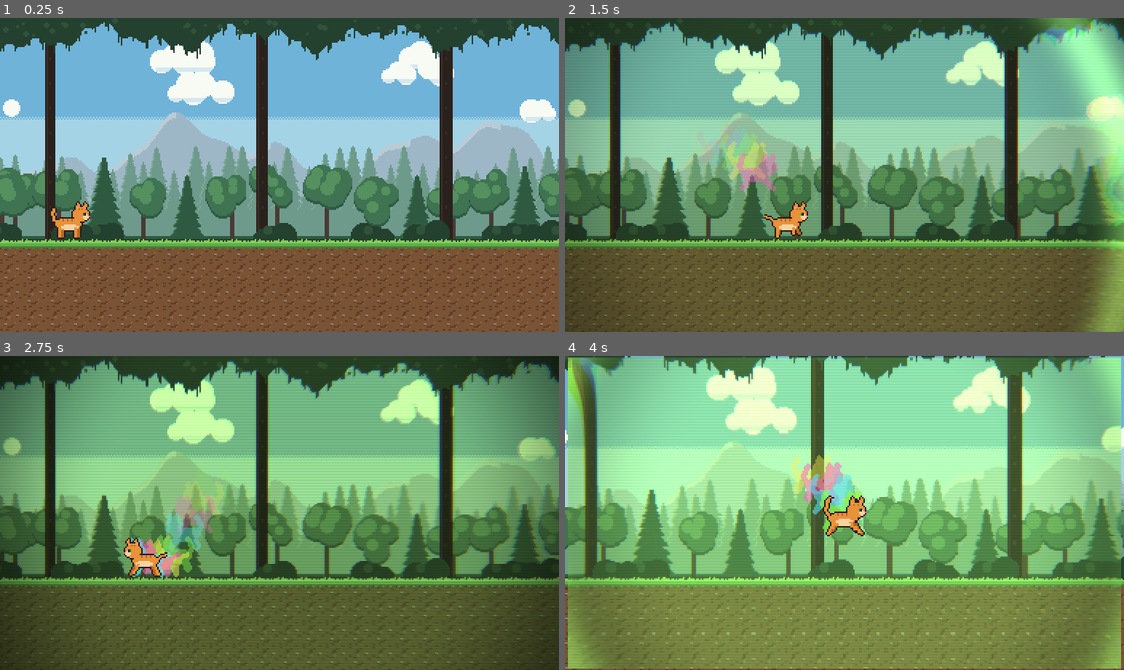
Above: before the commit, frames 1-4 (two rows, left to right).
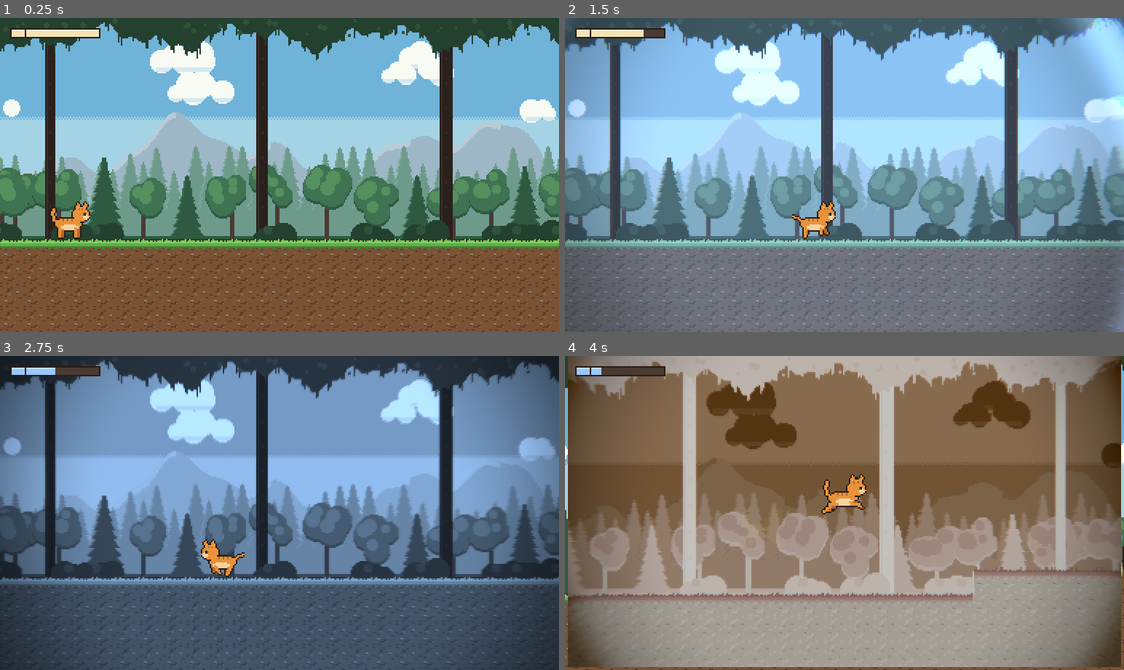
Above: after the commit, the same moments.

Repository: baltamiranocarrasco-ux/chronicles-of-the-kitten
Game: Godot game, scene res://scenes/test_level.tscn
Two runs of this game, one before a commit and one after it. Both use one fixed random seed, a clock stepped at 60 frames per second and the inputs below.
Inputs:
- Up to frame 1 (0.25 s): no input
- Up to frame 2 (1.5 s): tap Enter at 0.5 s; hold D (move_right) from 0.53 s (still down); tap Q (slow_time) at 0.6 s; tap Space (jump) at 0.77 s; tap R (stop_time) at 0.8, 1.35 s
- Up to frame 3 (2.75 s): tap Space (jump) at 1.52 s; tap Q (slow_time) at 1.55, 2.1 s; release D (move_right) at 2.03 s; hold A (move_left) from 2.03 s (still down); tap R (stop_time) at 2.3 s
- Up to frame 4 (4 s): release A (move_left) at 2.78 s; hold D (move_right) from 2.78 s (still down); tap R (stop_time) at 2.85, 3.8 s; tap Space (jump) at 3.02, 3.77 s; tap Q (slow_time) at 3.05, 3.6 s

The runs differ from the first frame. In frame 1, 0.5% of the frame differs, in the area x 1-18%, y 3-7%; in frame 2, 100%, in the area x 0-100%, y 0-100%; in frame 3, 94%; in frame 4, 99%.

Commit message:
Make Q a true Sandevistan, give R its own look, add energy bar
- time_powers.gd (TimePowers): owns Q/R input and modes. Q slows the world
  to 0.3 while the cat keeps real-time speed; R pauses the tree. Both drain
  energy in real time (Q ~5 s, R ~3 s); depleting it cuts the power and
  starts a 3 s overheat cooldown; min energy to activate is 15
- movment.gd: compensates Engine.time_scale (movement, gravity, animation)
  so the cat is unaffected by slow motion
- effects/time_fx.gd (renamed from time_stop_fx.gd): per-mode styles.
  Q: lime tint, scanlines and neon trail. R: negative flash, icy
  desaturated look, no trail. Tweens ignore time scale
- ui/energy_bar.gd: pixel-art energy bar in a HUD layer

Co-Authored-By: Claude Opus 5.5 <noreply@anthropic.com>
Claude-Session: https://claude.ai/code/session_01972UaWTLzmshJ9tyJgi3SZ

Diff:
--- a/effects/time_stop_fx.gd
+++ b/effects/time_fx.gd
@@ -1,7 +1,8 @@
 extends Node2D
-## Efecto visual al congelar el tiempo (estilo Sandevistan):
-## onda expansiva, tinte de pantalla y estela de imágenes de colores del gato.
-## Corre con el árbol pausado (PROCESS_MODE_ALWAYS), igual que el jugador.
+## Efectos visuales de las habilidades de tiempo (los controla TimePowers):
+##   SLOW (Sandevistan): tinte lima, scanlines y estela de neón del gato.
+##   STOP (detener el tiempo): destello en negativo, mundo casi gris y azulado.
+## Corre con el árbol pausado y sus animaciones ignoran Engine.time_scale.
 
 const TRAIL_COLORS: Array[Color] = [
 	Color(0.55, 1.0, 0.3),
@@ -16,15 +17,31 @@
 const PLAYER_Z := 1 # mismo z_index que el Sprite2D del jugador
 const AFTERIMAGE_MATERIAL := preload("res://effects/afterimage_material.tres")
 
+const STYLES := {
+	TimePowers.Mode.SLOW: {
+		tint = Color(0.62, 1.0, 0.42),
+		desaturation = 0.6,
+		scanlines = 1.0,
+		trail = true,
+	},
+	TimePowers.Mode.STOP: {
+		tint = Color(0.6, 0.78, 1.0),
+		desaturation = 0.95,
+		scanlines = 0.0,
+		trail = false,
+	},
+}
+
 @export var sprite_path: NodePath = ^"../Sprite2D"
 
-var active := false
+var mode := TimePowers.Mode.NONE
 
 @onready var sprite: Sprite2D = get_node(sprite_path)
 
 var _rect: ColorRect
 var _material: ShaderMaterial
 var _tween: Tween
+var _trail := false
 var _trail_timer := 0.0
 var _trail_index := 0
 var _last_trail_pos := Vector2.INF
@@ -38,36 +55,53 @@
 	_rect.top_level = true
 	_rect.mouse_filter = Control.MOUSE_FILTER_IGNORE
 	_material = ShaderMaterial.new()
-	_material.shader = preload("res://effects/time_stop.gdshader")
+	_material.shader = preload("res://effects/time_fx.gdshader")
 	_rect.material = _material
 	_rect.visible = false
 	add_child(_rect)
 
 
-func set_active(on: bool) -> void:
-	if on == active:
+func set_mode(new_mode: TimePowers.Mode) -> void:
+	if new_mode == mode:
 		return
-	active = on
+	var was_active := mode != TimePowers.Mode.NONE
+	mode = new_mode
 	_last_trail_pos = Vector2.INF
 	_update_center()
 	_rect.visible = true
 	if _tween:
 		_tween.kill()
-	_tween = create_tween().set_parallel()
-	if on:
-		_material.set_shader_parameter("wave_radius", 0.0)
-		_tween_param("wave_radius", 2.2, 0.7) \
-				.set_trans(Tween.TRANS_QUAD).set_ease(Tween.EASE_OUT)
-		_tween_param("intensity", 1.0, 0.25)
-		_material.set_shader_parameter("flash", 0.8)
-		_tween_param("flash", 0.0, 0.3)
-		_camera_punch()
-	else:
+	_tween = _new_tween().set_parallel()
+
+	if mode == TimePowers.Mode.NONE:
+		_trail = false
 		_material.set_shader_parameter("wave_radius", 1.2)
 		_tween_param("wave_radius", 0.0, 0.3) \
 				.set_trans(Tween.TRANS_CUBIC).set_ease(Tween.EASE_IN)
 		_tween_param("intensity", 0.0, 0.35)
 		_tween.chain().tween_callback(_on_deactivated)
+		return
+
+	var style: Dictionary = STYLES[mode]
+	_trail = style.trail
+	_material.set_shader_parameter("tint", style.tint)
+	_material.set_shader_parameter("desaturation", style.desaturation)
+	_material.set_shader_parameter("scanlines", style.scanlines)
+	_material.set_shader_parameter("wave_radius", 0.0)
+	_tween_param("wave_radius", 2.2, 0.7).set_trans(Tween.TRANS_QUAD).set_ease(Tween.EASE_OUT)
+	_tween_param("intensity", 1.0, 0.25)
+	if mode == TimePowers.Mode.STOP:
+		_material.set_shader_parameter("invert", 1.0)
+		_tween_param("invert", 0.0, 0.25).set_trans(Tween.TRANS_EXPO).set_ease(Tween.EASE_IN)
+	else:
+		_material.set_shader_parameter("flash", 0.8)
+		_tween_param("flash", 0.0, 0.3)
+	if not was_active:
+		_camera_punch()
+
+
+func _new_tween() -> Tween:
+	return create_tween().set_ignore_time_scale(true)
 
 
 func _tween_param(param: String, to: float, duration: float) -> MethodTweener:
@@ -78,15 +112,15 @@
 
 func _on_deactivated() -> void:
 	_material.set_shader_parameter("wave_radius", -1.0)
-	_rect.visible = active
+	_rect.visible = mode != TimePowers.Mode.NONE
 
 
 func _process(delta: float) -> void:
 	if _rect.visible:
 		_update_center()
-	if not active:
+	if not _trail:
 		return
-	_trail_timer -= delta
+	_trail_timer -= delta / Engine.time_scale
 	if _trail_timer <= 0.0:
 		_trail_timer = TRAIL_INTERVAL
 		if sprite.global_position.distance_to(_last_trail_pos) >= TRAIL_MIN_DISTANCE:
@@ -124,7 +158,7 @@
 	owner.add_sibling(ghost)
 	owner.get_parent().move_child(ghost, owner.get_index())
 	ghost.global_position = sprite.global_position
-	var fade := ghost.create_tween()
+	var fade := ghost.create_tween().set_ignore_time_scale(true)
 	fade.tween_property(ghost, "modulate:a", 0.0, TRAIL_LIFETIME)
 	fade.tween_callback(ghost.queue_free)
 
@@ -133,6 +167,6 @@
 	var cam := get_viewport().get_camera_2d()
 	if cam == null:
 		return
-	var punch := create_tween()
+	var punch := _new_tween()
 	punch.tween_property(cam, "zoom", Vector2(1.08, 1.08), 0.08)
 	punch.tween_property(cam, "zoom", Vector2.ONE, 0.25).set_trans(Tween.TRANS_BACK)
--- a/effects/time_stop.gdshader
+++ b/effects/time_fx.gdshader
@@ -1,5 +1,6 @@
-// Efecto de pantalla al congelar el tiempo (estilo Sandevistan):
-// onda expansiva, destello, tinte, aberración cromática, viñeta y scanlines.
+// Efecto de pantalla de las habilidades de tiempo: onda expansiva, destello,
+// inversión de color, tinte, aberración cromática, viñeta y scanlines.
+// time_fx.gd ajusta los parámetros según la habilidad (Sandevistan o detener).
 shader_type canvas_item;
 
 uniform sampler2D screen_texture : hint_screen_texture, filter_nearest;
@@ -11,6 +12,9 @@
 uniform vec2 center = vec2(0.5);
 uniform float aspect = 1.7778;
 uniform vec4 tint : source_color = vec4(0.62, 1.0, 0.42, 1.0);
+uniform float desaturation : hint_range(0.0, 1.0) = 0.6;
+uniform float scanlines : hint_range(0.0, 1.0) = 1.0;
+uniform float invert : hint_range(0.0, 1.0) = 0.0; // destello en negativo
 
 void fragment() {
 	vec2 d = SCREEN_UV - center;
@@ -40,15 +44,16 @@
 
 	// Corrección de color: desatura y tiñe
 	float lum = dot(col, vec3(0.299, 0.587, 0.114));
-	vec3 graded = mix(col, vec3(lum) * tint.rgb * 1.2, 0.6);
+	vec3 graded = mix(col, vec3(lum) * tint.rgb * 1.2, desaturation);
 	col = mix(col, graded, intensity);
 
 	col += tint.rgb * (ring * 0.55 + flash * 0.6);
+	col = mix(col, vec3(1.0) - col, invert);
 
 	// Viñeta y scanlines
 	float vig = smoothstep(0.55, 1.15, length((SCREEN_UV - 0.5) * vec2(aspect, 1.0)));
 	col *= 1.0 - vig * 0.55 * intensity;
-	col *= 1.0 - intensity * 0.07 * mod(floor(FRAGCOORD.y), 2.0);
+	col *= 1.0 - intensity * scanlines * 0.07 * mod(floor(FRAGCOORD.y), 2.0);
 
 	COLOR = vec4(col, 1.0);
 }
--- a/movment.gd
+++ b/movment.gd
@@ -3,17 +3,20 @@
 const SPEED = 130.0
 const JUMP_VELOCITY = -320.0 # ~52 px de altura con la gravedad por defecto (980)
 const FALL_LIMIT = 40.0 # si cae más abajo (fosos), reaparece
-const SLOW_TIME_SCALE = 0.3
 
 @onready var animationplayer = $AnimationPlayer
 @onready var sprite2D = $Sprite2D
-@onready var time_stop_fx = $TimeStopFX
 
 @onready var spawn_position: Vector2 = global_position
 
 func _physics_process(delta: float) -> void:
+	# El gato ignora la cámara lenta (Sandevistan): usa tiempo real y el
+	# mundo, que sí va lento, queda más lento que él.
+	var time_boost := 1.0 / Engine.time_scale
+	animationplayer.speed_scale = time_boost
+
 	if not is_on_floor():
-		velocity += get_gravity() * delta
+		velocity += get_gravity() * delta * time_boost
 
 	if Input.is_action_just_pressed("jump") and is_on_floor():
 		velocity.y = JUMP_VELOCITY
@@ -24,13 +27,11 @@
 	else:
 		velocity.x = move_toward(velocity.x, 0, SPEED)
 
-	if Input.is_action_just_pressed("stop_time"):
-		set_time_frozen(not get_tree().paused)
-	elif Input.is_action_just_pressed("slow_time"):
-		set_time_frozen(false)
-		toggle_time_scale(SLOW_TIME_SCALE)
-
+	# move_and_slide usa el delta escalado: se compensa solo la velocidad propia
+	# (la de una plataforma móvil bajo el gato sigue yendo lenta, como debe)
+	velocity *= time_boost
 	move_and_slide()
+	velocity /= time_boost
 	animations(direction)
 
 	if global_position.y > FALL_LIMIT:
@@ -41,25 +42,9 @@
 	elif direction == -1:
 		sprite2D.flip_h = true
 
-# Congela el mundo pausando el árbol de escena. El jugador (process_mode
-# Always) sigue moviéndose, como con el Sandevistan.
-func set_time_frozen(frozen: bool) -> void:
-	if get_tree().paused == frozen:
-		return
-	if frozen:
-		Engine.time_scale = 1.0
-	get_tree().paused = frozen
-	time_stop_fx.set_active(frozen)
-
 func respawn() -> void:
 	global_position = spawn_position
 	velocity = Vector2.ZERO
-
-func toggle_time_scale(target_scale: float) -> void:
-	if Engine.time_scale == target_scale:
-		Engine.time_scale = 1.0
-	else:
-		Engine.time_scale = target_scale
 
 func animations(direction):
 	if is_on_floor():
--- a/scenes/player.tscn
+++ b/scenes/player.tscn
@@ -2,7 +2,9 @@
 
 [ext_resource type="Script" uid="uid://cstyf3mol1hqi" path="res://movment.gd" id="1_script"]
 [ext_resource type="Texture2D" path="res://assets/cat/cat_sheet.png" id="2_sheet"]
-[ext_resource type="Script" path="res://effects/time_stop_fx.gd" id="3_fx"]
+[ext_resource type="Script" path="res://effects/time_fx.gd" id="3_fx"]
+[ext_resource type="Script" path="res://time_powers.gd" id="4_powers"]
+[ext_resource type="Script" path="res://ui/energy_bar.gd" id="5_bar"]
 
 [sub_resource type="RectangleShape2D" id="RectangleShape2D_body"]
 size = Vector2(20, 12)
@@ -107,5 +109,21 @@
 }
 autoplay = &"idle"
 
-[node name="TimeStopFX" type="Node2D" parent="."]
+[node name="TimeFX" type="Node2D" parent="."]
 script = ExtResource("3_fx")
+
+[node name="TimePowers" type="Node" parent="."]
+script = ExtResource("4_powers")
+
+[node name="HUD" type="CanvasLayer" parent="."]
+layer = 20
+
+[node name="EnergyBar" type="Control" parent="HUD"]
+layout_mode = 3
+anchors_preset = 0
+offset_left = 8.0
+offset_top = 8.0
+offset_right = 68.0
+offset_bottom = 13.0
+script = ExtResource("5_bar")
+powers_path = NodePath("../../TimePowers")
--- /dev/null
+++ b/time_powers.gd
@@ -0,0 +1,92 @@
+class_name TimePowers
+extends Node
+## Habilidades de tiempo del jugador y su barra de energía.
+##   Q (Sandevistan): el mundo va a SLOW_TIME_SCALE y el gato a velocidad normal.
+##   R (detener el tiempo): pausa el árbol de escena; solo el gato sigue.
+## Ambas gastan energía. Si se agota, la habilidad se corta y hay un
+## enfriamiento (sobrecalentamiento) antes de empezar a recargar.
+
+signal mode_changed(mode: Mode)
+signal activation_denied
+
+enum Mode { NONE, SLOW, STOP }
+
+const SLOW_TIME_SCALE := 0.3
+const MAX_ENERGY := 100.0
+const DRAIN_SLOW := 20.0 ## por segundo real (~5 s de uso seguido)
+const DRAIN_STOP := 35.0 ## por segundo real (~3 s de uso seguido)
+const MIN_TO_ACTIVATE := 15.0 ## energía mínima para activar una habilidad
+const REGEN := 18.0 ## por segundo real
+const REGEN_DELAY := 0.6 ## espera tras soltar una habilidad antes de recargar
+const OVERHEAT_COOLDOWN := 3.0 ## enfriamiento al agotar la energía
+
+@export var fx_path: NodePath = ^"../TimeFX"
+
+var mode := Mode.NONE
+var energy := MAX_ENERGY
+var cooldown := 0.0 ## > 0 mientras se enfría tras agotar la energía
+
+var _regen_wait := 0.0
+
+@onready var _fx = get_node(fx_path)
+
+
+func _ready() -> void:
+	process_mode = PROCESS_MODE_ALWAYS
+
+
+func _process(delta: float) -> void:
+	# Con la cámara lenta el delta viene escalado; la energía se mide en tiempo real
+	var real_delta := delta / Engine.time_scale
+	if Input.is_action_just_pressed("stop_time"):
+		_toggle(Mode.STOP)
+	elif Input.is_action_just_pressed("slow_time"):
+		_toggle(Mode.SLOW)
+	_update_energy(real_delta)
+
+
+func can_activate() -> bool:
+	if cooldown > 0.0:
+		return false
+	# Cambiar de una habilidad a otra no exige el mínimo, solo tener energía
+	return energy > 0.0 if mode != Mode.NONE else energy >= MIN_TO_ACTIVATE
+
+
+func set_mode(new_mode: Mode) -> void:
+	if new_mode == mode:
+		return
+	mode = new_mode
+	get_tree().paused = mode == Mode.STOP
+	Engine.time_scale = SLOW_TIME_SCALE if mode == Mode.SLOW else 1.0
+	if mode == Mode.NONE:
+		_regen_wait = REGEN_DELAY
+	_fx.set_mode(mode)
+	mode_changed.emit(mode)
+
+
+func _toggle(target: Mode) -> void:
+	if mode == target:
+		set_mode(Mode.NONE)
+	elif can_activate():
+		set_mode(target)
+	else:
+		activation_denied.emit()
+
+
+func _update_energy(real_delta: float) -> void:
+	match mode:
+		Mode.SLOW:
+			energy -= DRAIN_SLOW * real_delta
+		Mode.STOP:
+			energy -= DRAIN_STOP * real_delta
+		_:
+			if cooldown > 0.0:
+				cooldown = maxf(cooldown - real_delta, 0.0)
+			elif _regen_wait > 0.0:
+				_regen_wait -= real_delta
+			else:
+				energy = minf(energy + REGEN * real_delta, MAX_ENERGY)
+	if mode != Mode.NONE and energy <= 0.0:
+		energy = 0.0
+		set_mode(Mode.NONE)
+		cooldown = OVERHEAT_COOLDOWN
--- /dev/null
+++ b/ui/energy_bar.gd
@@ -0,0 +1,62 @@
+extends Control
+## Barra de energía de las habilidades de tiempo, dibujada en pixel art.
+##   Color según la habilidad activa: lima (Q), azul hielo (R), crema sin usar.
+##   Naranja si no alcanza para activar; roja parpadeando durante el enfriamiento.
+##   La marca vertical indica la energía mínima para activar.
+
+const BAR_SIZE := Vector2(60, 5)
+const OUTLINE := Color("2b1d14")
+const BACKGROUND := Color("4a3a33")
+const IDLE := Color("f3e3b5")
+const SLOW := Color("9cff6b")
+const STOP := Color("99c7ff")
+const LOW := Color("f0a04b")
+const OVERHEAT := Color("ff4a4a")
+const OVERHEAT_DIM := Color("8a2020")
+const DENIED_FLASH_TIME := 0.3
+
+@export var powers_path: NodePath
+
+var _denied_flash := 0.0
+
+@onready var powers: TimePowers = get_node(powers_path)
+
+
+func _ready() -> void:
+	process_mode = PROCESS_MODE_ALWAYS
+	custom_minimum_size = BAR_SIZE
+	powers.activation_denied.connect(func(): _denied_flash = DENIED_FLASH_TIME)
+
+
+func _process(delta: float) -> void:
+	_denied_flash = maxf(_denied_flash - delta / Engine.time_scale, 0.0)
+	queue_redraw()
+
+
+func _draw() -> void:
+	var outline := OVERHEAT if _denied_flash > 0.0 else OUTLINE
+	draw_rect(Rect2(Vector2(-1, -1), BAR_SIZE + Vector2(2, 2)), outline)
+	draw_rect(Rect2(Vector2.ZERO, BAR_SIZE), BACKGROUND)
+
+	var ratio: float
+	var color: Color
+	if powers.cooldown > 0.0:
+		ratio = 1.0 - powers.cooldown / TimePowers.OVERHEAT_COOLDOWN
+		var blink := int(Time.get_ticks_msec() / 150) % 2 == 0
+		color = OVERHEAT if blink else OVERHEAT_DIM
+	else:
+		ratio = powers.energy / TimePowers.MAX_ENERGY
+		match powers.mode:
+			TimePowers.Mode.SLOW:
+				color = SLOW
+			TimePowers.Mode.STOP:
+				color = STOP
+			_:
+				color = LOW if powers.energy < TimePowers.MIN_TO_ACTIVATE else IDLE
+	var width := floorf(BAR_SIZE.x * clampf(ratio, 0.0, 1.0))
+	if width > 0.0:
+		draw_rect(Rect2(Vector2.ZERO, Vector2(width, BAR_SIZE.y)), color)
+		draw_rect(Rect2(Vector2.ZERO, Vector2(width, 1)), color.lightened(0.4))
+
+	var mark_x := floorf(BAR_SIZE.x * TimePowers.MIN_TO_ACTIVATE / TimePowers.MAX_ENERGY)
+	draw_rect(Rect2(Vector2(mark_x, 0), Vector2(1, BAR_SIZE.y)), OUTLINE)
Renamed: effects/time_stop_fx.gd.uid -> effects/time_fx.gd.uid
Renamed: effects/time_stop.gdshader.uid -> effects/time_fx.gdshader.uid
Not shown, added: time_powers.gd.uid
Not shown, added: ui/energy_bar.gd.uid
